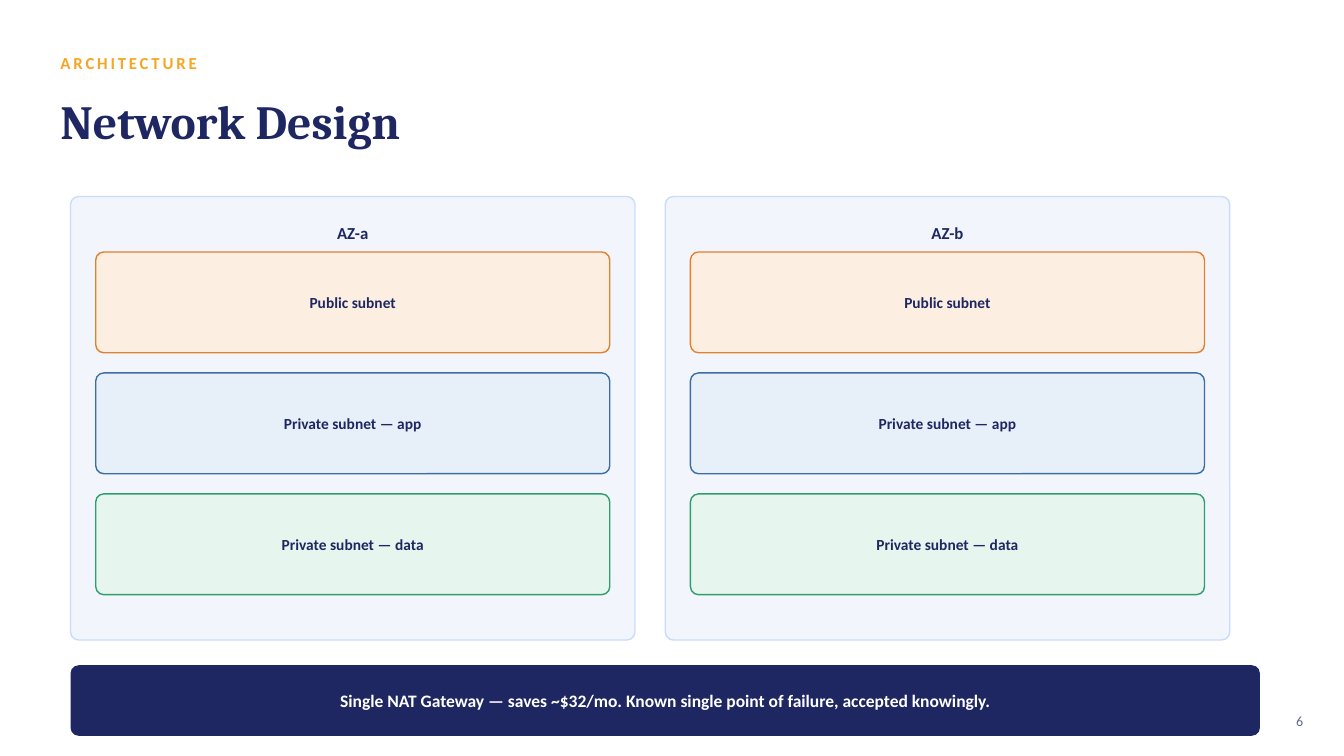
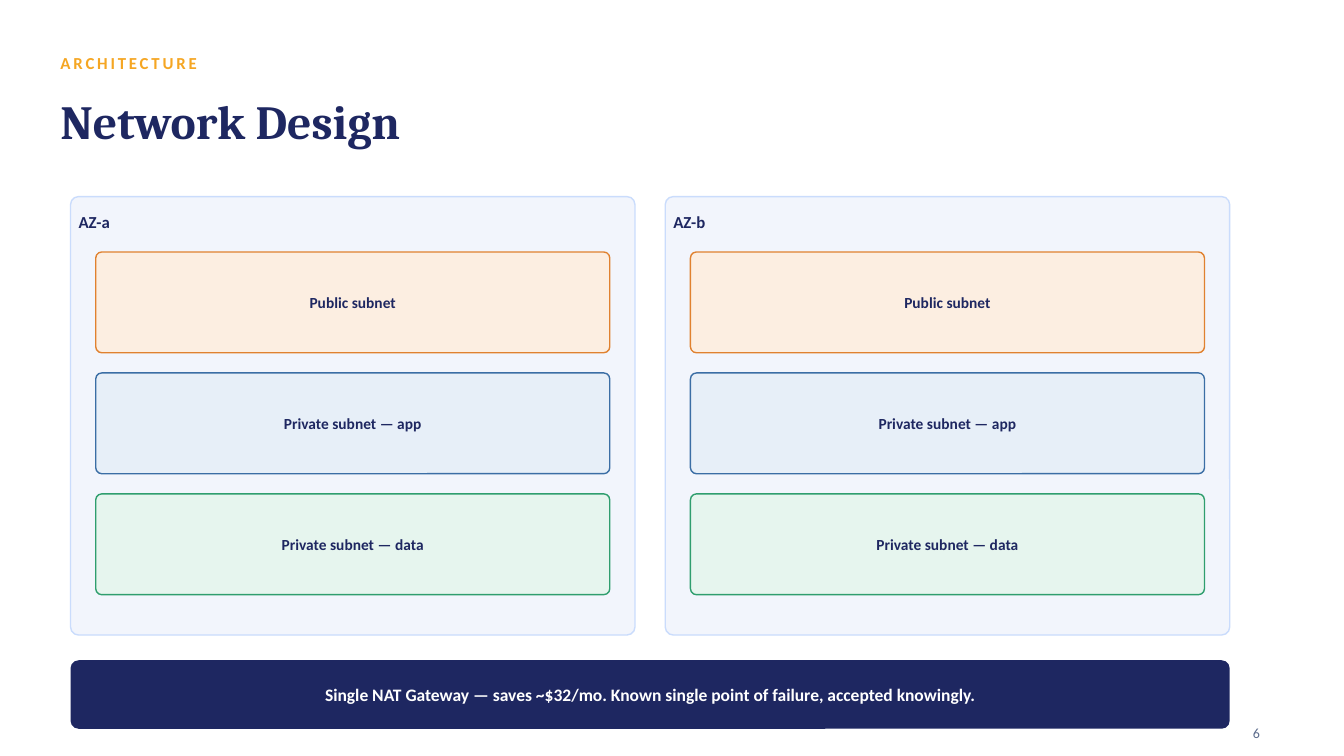
Before and after one commit to rotemamt/statuspage-on-aws-eks, a slide deck: slide 6 of Status-Page-Presentation.pptx. Drawn at 1344x756 pixels with LibreOffice and Linux fonts; fonts in the diff are those of the drawing. Boxes give left, top, right and bottom in pixels: in the first picture for what was removed or moved away, otherwise in the second. Text is boxed around its words. In the diff, an @@ line names an element or a change of style, - is before the commit and + after.

```diff
--- a/Status-Page-Presentation.pptx
+++ b/Status-Page-Presentation.pptx
@@ rounded rectangle: place and size @@
-rounded rectangle at (71,197,635,640)
+rounded rectangle at (71,197,635,635)
@@ text "AZ-a" at (79,217,110,228): alignment centre to left @@
@@ rounded rectangle: place and size @@
-rounded rectangle at (665,197,1230,640)
+rounded rectangle at (665,197,1230,635)
@@ text "AZ-b" at (673,216,705,228): alignment centre to left @@
@@ proportions changed in 3 elements at (96,252,610,353), (691,252,1205,353), (71,660,1230,729) @@
@@ rounded rectangle: place and size @@
-rounded rectangle at (71,665,1260,736)
+rounded rectangle at (71,660,1230,729)
@@ text "Single NAT Gateway — saves ...": place and size @@
-text "Single NAT Gateway — saves ..." at (340,694,990,710)
+text "Single NAT Gateway — saves ..." at (325,688,975,704)
@@ text "6": place and size @@
-text "6" at (1296,716,1303,726)
+text "6" at (1253,728,1260,738)
@@ text "6" at (1253,728,1260,738): alignment right to left @@
```
Also in this commit, not shown: 12 other slides changed, 1 slide added, 1 slide removed, 3 other files.
